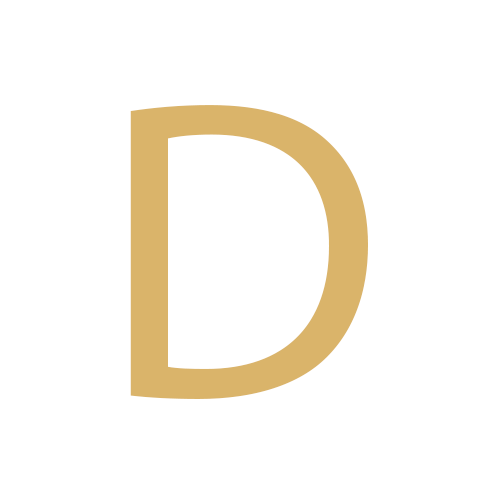
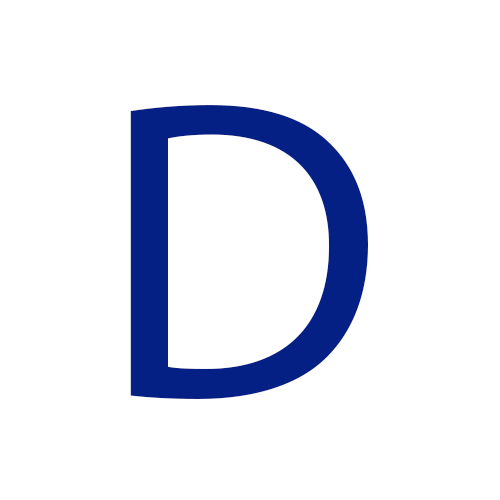
The second 500 x 500 image is a revision of the first. Changes to its layers:
painted on "D" over [130, 105, 368, 399]
